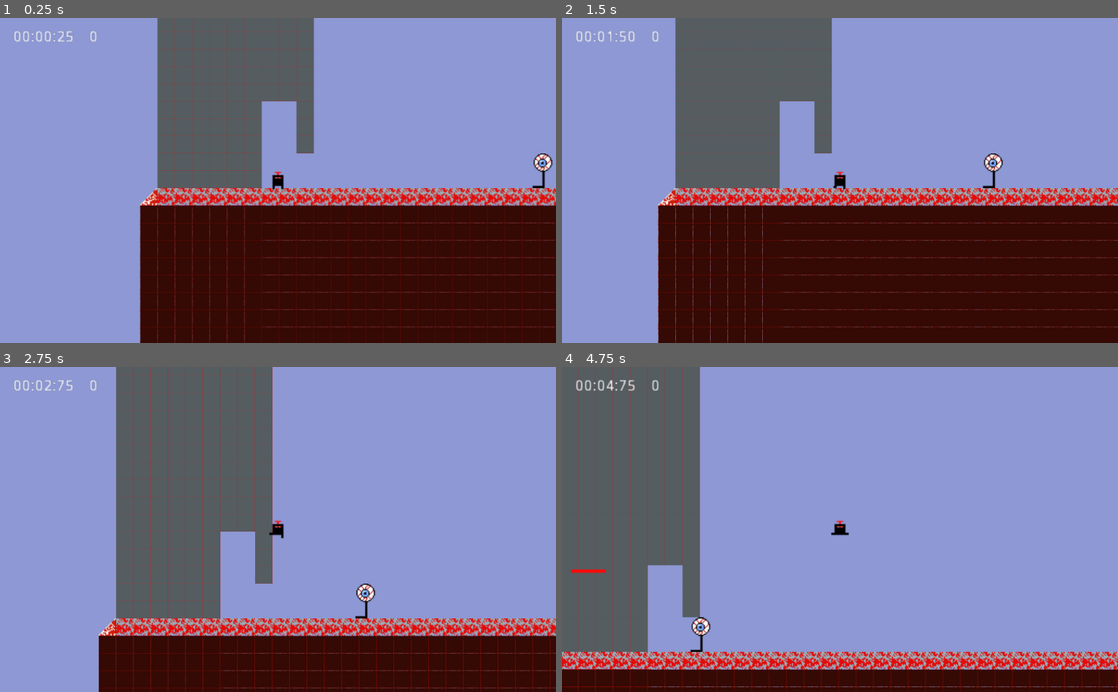
Above: before the commit, frames 1-4 (two rows, left to right).
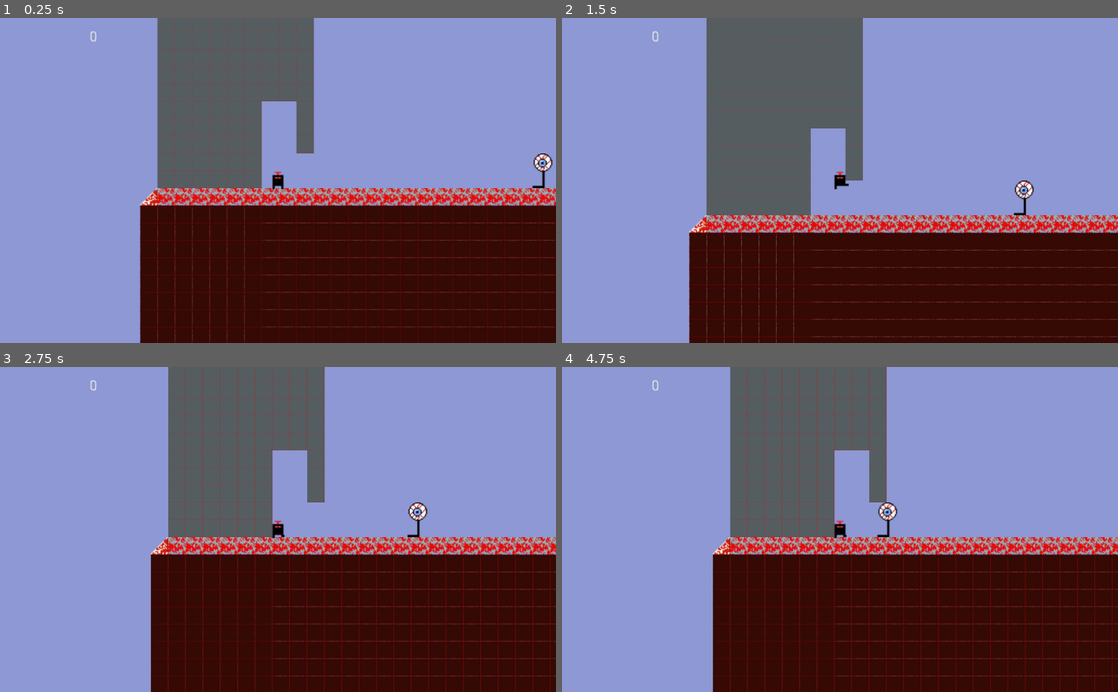
Above: after the commit, the same moments.

Repository: tompasini/Born4Lazers
Game: Godot game, scene res://Worlds/Red World/RedLevel1.tscn
Two runs of this game, one before a commit and one after it. Both use one fixed random seed, a clock stepped at 60 frames per second and the inputs below.
Inputs (mouse positions are in pixels of both pictures, inside the frame that each line leads up to):
- Up to frame 1 (0.25 s): no input
- Up to frame 2 (1.5 s): move the mouse to (962, 164) at 0.52 s; hold D (right) from 0.53 s (still down); tap Space (jump) at 0.6, 0.77, 1.07 s; move the mouse to (728, 196) at 1.27 s; tap Shift (run) at 1.35 s
- Up to frame 3 (2.75 s): tap Space (jump) at 1.52, 1.55, 1.82, 2.3 s; move the mouse to (333, 458) at 2.02 s; release D (right) at 2.03 s; hold A (left) from 2.03 s (still down); click (333, 458) at 2.1 s
- Up to frame 4 (4.75 s): move the mouse to (812, 594) at 2.77 s; release A (left) at 2.78 s; hold D (right) 2.78-4.28 s; tap Space (jump) at 2.85, 3.02, 3.32, 3.77, 3.8, 4.07, 4.52, 4.55 s; move the mouse to (1006, 578) at 3.52 s; hold Shift (run) 3.53-4.28 s; move the mouse to (673, 480) at 4.27 s; hold A (left) from 4.28 s (still down); click (673, 480) at 4.35 s

The runs differ from the first frame. In frame 1, 0.1% of the frame differs, in the area x 2-14%, y 4-8%; in frame 2, 24%; in frame 3, 35%; in frame 4, 67%, in the area x 0-100%, y 0-100%.

Commit message:
removed level timer, and added finite state machine

Diff:
--- a/Scripts/LZer.gd
+++ b/Scripts/LZer.gd
@@ -14,8 +14,21 @@
 
 signal finished_level
 
+enum STATES {ON_GROUND, JUMPING, ON_WALL_IN_AIR, ON_GROUND_TOUCHING_WALL}
+
+var _state = STATES.ON_GROUND
+
 func _physics_process(delta):
 	if(alive && !finished):
+		if(is_on_floor() && bottomColliding() && !sidesColliding() && !is_on_wall()):
+			_state = STATES.ON_GROUND
+		if(is_on_floor() && bottomColliding() && sidesColliding() && is_on_wall()):
+			_state = STATES.ON_GROUND_TOUCHING_WALL
+		if(!bottomColliding() && sidesColliding() && is_on_wall()):
+			_state = STATES.ON_WALL_IN_AIR
+		if(!is_on_floor() && !is_on_wall()):
+			_state = STATES.JUMPING
+
 		if (Input.is_action_pressed("right")):
 			direction = 1
 			if(bottomColliding() || !is_on_wall()):
@@ -37,15 +50,15 @@
 		else:
 			$AnimatedSprite.play('idle')
 
-		if(!is_on_floor() && !is_on_wall()):
+		if(_state == STATES.JUMPING):
 			$AnimatedSprite.play('jump')
 
 		if(Input.is_action_just_pressed("shoot")):
 			shoot()
 
-		if(!is_on_wall() && !sidesColliding()):
+		if(_state != STATES.ON_WALL_IN_AIR):
 			velocity.y += GRAVITY
-		elif(!bottomOrTopColliding()):
+		else:
 			$AnimatedSprite.flip_h = false
 			if($LeftSide.is_colliding()):
 				$AnimatedSprite.play("left_wall")
@@ -55,12 +68,12 @@
 				velocity.y = 0
 				velocity.y += 10
 
-		if(((Input.is_action_just_pressed("jump") && (is_on_floor() || bottomColliding())) || valid_wall_jump())):
+		if(((Input.is_action_just_pressed("jump") && (_state != STATES.JUMPING && _state != STATES.ON_WALL_IN_AIR)) || valid_wall_jump())):
 			jump()
 
 		velocity = move_and_slide(velocity, Vector2.UP)
 
-		if(is_on_floor()):
+		if(_state == STATES.ON_GROUND || _state == STATES.ON_GROUND_TOUCHING_WALL):
 			velocity.x = lerp(velocity.x, 0, 0.2)
 
 
--- a/Worlds/Red World/RedLevel1.tscn
+++ b/Worlds/Red World/RedLevel1.tscn
@@ -1,11 +1,10 @@
-[gd_scene load_steps=12 format=2]
+[gd_scene load_steps=11 format=2]
 
 [ext_resource path="res://Enemies/Eyebes.tscn" type="PackedScene" id=1]
 [ext_resource path="res://LZer.tscn" type="PackedScene" id=2]
 [ext_resource path="res://HUD/ScoreDisplay.tscn" type="PackedScene" id=3]
 [ext_resource path="res://Enemies/RedBat.tscn" type="PackedScene" id=4]
 [ext_resource path="res://Interactables/Switches/RedSwitch.tscn" type="PackedScene" id=5]
-[ext_resource path="res://HUD/LevelTimer.tscn" type="PackedScene" id=6]
 [ext_resource path="res://Scripts/Level.gd" type="Script" id=7]
 [ext_resource path="res://Assets/Backgrounds/Red World/Background Evening.png" type="Texture" id=8]
 [ext_resource path="res://Resources/Tilesets/RedTileset1.tres" type="TileSet" id=9]
@@ -100,12 +99,6 @@
 limit_smoothed = true
 smoothing_speed = 12.0
 
-[node name="StopWatch" parent="LZer/Camera2D" instance=ExtResource( 6 )]
-margin_left = -244.0
-margin_top = -139.0
-margin_right = -204.0
-margin_bottom = -125.0
-
 [node name="ScoreDisplay" parent="LZer/Camera2D" instance=ExtResource( 3 )]
 margin_left = -174.0
 margin_top = -139.0
--- a/Worlds/Red World/RedLevel10.tscn
+++ b/Worlds/Red World/RedLevel10.tscn
@@ -1,11 +1,10 @@
-[gd_scene load_steps=14 format=2]
+[gd_scene load_steps=13 format=2]
 
 [ext_resource path="res://Enemies/Eyebes.tscn" type="PackedScene" id=1]
 [ext_resource path="res://LZer.tscn" type="PackedScene" id=2]
 [ext_resource path="res://HUD/ScoreDisplay.tscn" type="PackedScene" id=3]
 [ext_resource path="res://Enemies/RedBat.tscn" type="PackedScene" id=4]
 [ext_resource path="res://Interactables/Switches/RedSwitch.tscn" type="PackedScene" id=5]
-[ext_resource path="res://HUD/LevelTimer.tscn" type="PackedScene" id=6]
 [ext_resource path="res://Scripts/Level.gd" type="Script" id=7]
 [ext_resource path="res://Assets/Backgrounds/Red World/Background Evening.png" type="Texture" id=8]
 [ext_resource path="res://Resources/Tilesets/RedTileset1.tres" type="TileSet" id=9]
@@ -100,12 +99,6 @@
 limit_bottom = 600
 limit_smoothed = true
 
-[node name="StopWatch" parent="LZer/Camera2D" instance=ExtResource( 6 )]
-margin_left = -244.0
-margin_top = -139.0
-margin_right = -204.0
-margin_bottom = -125.0
-
 [node name="ScoreDisplay" parent="LZer/Camera2D" instance=ExtResource( 3 )]
 margin_left = -174.0
 margin_top = -139.0
--- a/Worlds/Red World/RedLevel2.tscn
+++ b/Worlds/Red World/RedLevel2.tscn
@@ -5,11 +5,13 @@
 [ext_resource path="res://HUD/ScoreDisplay.tscn" type="PackedScene" id=3]
 [ext_resource path="res://Enemies/RedBat.tscn" type="PackedScene" id=4]
 [ext_resource path="res://Interactables/Switches/RedSwitch.tscn" type="PackedScene" id=5]
-[ext_resource path="res://HUD/LevelTimer.tscn" type="PackedScene" id=6]
 [ext_resource path="res://Scripts/Level.gd" type="Script" id=7]
 [ext_resource path="res://Assets/Backgrounds/Red World/Background Evening.png" type="Texture" id=8]
 [ext_resource path="res://Resources/Tilesets/RedTileset1.tres" type="TileSet" id=9]
 [ext_resource path="res://Resources/Tilesets/RedTilesetOneWay.tres" type="TileSet" id=10]
+
+[sub_resource type="RectangleShape2D" id=4]
+extents = Vector2( 8.5, 7.5 )
 
 [sub_resource type="RectangleShape2D" id=3]
 extents = Vector2( 225, 56 )
@@ -29,10 +31,16 @@
 collision_layer = 2
 collision_mask = 17
 format = 1
+tile_data = PoolIntArray( 720900, 3, 0 )
 
 [node name="StaticBody2D" type="StaticBody2D" parent="TilesOneWay"]
 collision_layer = 2
 collision_mask = 17
+
+[node name="CollisionShape2D" type="CollisionShape2D" parent="TilesOneWay/StaticBody2D"]
+position = Vector2( 71.5, 183.5 )
+shape = SubResource( 4 )
+one_way_collision = true
 
 [node name="TilesSolid" type="TileMap" parent="."]
 tile_set = ExtResource( 9 )
@@ -72,7 +80,7 @@
 position = Vector2( 713, 192 )
 
 [node name="LZer" parent="." instance=ExtResource( 2 )]
-position = Vector2( 84, 216 )
+position = Vector2( 75, 218 )
 
 [node name="Camera2D" type="Camera2D" parent="LZer"]
 current = true
@@ -83,12 +91,6 @@
 limit_bottom = 600
 limit_smoothed = true
 
-[node name="StopWatch" parent="LZer/Camera2D" instance=ExtResource( 6 )]
-margin_left = -244.0
-margin_top = -139.0
-margin_right = -204.0
-margin_bottom = -125.0
-
 [node name="ScoreDisplay" parent="LZer/Camera2D" instance=ExtResource( 3 )]
 margin_left = -174.0
 margin_top = -139.0
--- a/Worlds/Red World/RedLevel3.tscn
+++ b/Worlds/Red World/RedLevel3.tscn
@@ -1,11 +1,10 @@
-[gd_scene load_steps=14 format=2]
+[gd_scene load_steps=13 format=2]
 
 [ext_resource path="res://Enemies/Eyebes.tscn" type="PackedScene" id=1]
 [ext_resource path="res://LZer.tscn" type="PackedScene" id=2]
 [ext_resource path="res://HUD/ScoreDisplay.tscn" type="PackedScene" id=3]
 [ext_resource path="res://Enemies/RedBat.tscn" type="PackedScene" id=4]
 [ext_resource path="res://Interactables/Switches/RedSwitch.tscn" type="PackedScene" id=5]
-[ext_resource path="res://HUD/LevelTimer.tscn" type="PackedScene" id=6]
 [ext_resource path="res://Scripts/Level.gd" type="Script" id=7]
 [ext_resource path="res://Assets/Backgrounds/Red World/Background Evening.png" type="Texture" id=8]
 [ext_resource path="res://Resources/Tilesets/RedTileset1.tres" type="TileSet" id=9]
@@ -100,12 +99,6 @@
 limit_bottom = 600
 limit_smoothed = true
 
-[node name="StopWatch" parent="LZer/Camera2D" instance=ExtResource( 6 )]
-margin_left = -244.0
-margin_top = -139.0
-margin_right = -204.0
-margin_bottom = -125.0
-
 [node name="ScoreDisplay" parent="LZer/Camera2D" instance=ExtResource( 3 )]
 margin_left = -174.0
 margin_top = -139.0
--- a/Worlds/Red World/RedLevel4.tscn
+++ b/Worlds/Red World/RedLevel4.tscn
@@ -1,11 +1,10 @@
-[gd_scene load_steps=14 format=2]
+[gd_scene load_steps=13 format=2]
 
 [ext_resource path="res://Enemies/Eyebes.tscn" type="PackedScene" id=1]
 [ext_resource path="res://LZer.tscn" type="PackedScene" id=2]
 [ext_resource path="res://HUD/ScoreDisplay.tscn" type="PackedScene" id=3]
 [ext_resource path="res://Enemies/RedBat.tscn" type="PackedScene" id=4]
 [ext_resource path="res://Interactables/Switches/RedSwitch.tscn" type="PackedScene" id=5]
-[ext_resource path="res://HUD/LevelTimer.tscn" type="PackedScene" id=6]
 [ext_resource path="res://Scripts/Level.gd" type="Script" id=7]
 [ext_resource path="res://Assets/Backgrounds/Red World/Background Evening.png" type="Texture" id=8]
 [ext_resource path="res://Resources/Tilesets/RedTileset1.tres" type="TileSet" id=9]
@@ -100,12 +99,6 @@
 limit_bottom = 600
 limit_smoothed = true
 
-[node name="StopWatch" parent="LZer/Camera2D" instance=ExtResource( 6 )]
-margin_left = -244.0
-margin_top = -139.0
-margin_right = -204.0
-margin_bottom = -125.0
-
 [node name="ScoreDisplay" parent="LZer/Camera2D" instance=ExtResource( 3 )]
 margin_left = -174.0
 margin_top = -139.0
--- a/Worlds/Red World/RedLevel5.tscn
+++ b/Worlds/Red World/RedLevel5.tscn
@@ -1,11 +1,10 @@
-[gd_scene load_steps=14 format=2]
+[gd_scene load_steps=13 format=2]
 
 [ext_resource path="res://Enemies/Eyebes.tscn" type="PackedScene" id=1]
 [ext_resource path="res://LZer.tscn" type="PackedScene" id=2]
 [ext_resource path="res://HUD/ScoreDisplay.tscn" type="PackedScene" id=3]
 [ext_resource path="res://Enemies/RedBat.tscn" type="PackedScene" id=4]
 [ext_resource path="res://Interactables/Switches/RedSwitch.tscn" type="PackedScene" id=5]
-[ext_resource path="res://HUD/LevelTimer.tscn" type="PackedScene" id=6]
 [ext_resource path="res://Scripts/Level.gd" type="Script" id=7]
 [ext_resource path="res://Assets/Backgrounds/Red World/Background Evening.png" type="Texture" id=8]
 [ext_resource path="res://Resources/Tilesets/RedTileset1.tres" type="TileSet" id=9]
@@ -100,12 +99,6 @@
 limit_bottom = 600
 limit_smoothed = true
 
-[node name="StopWatch" parent="LZer/Camera2D" instance=ExtResource( 6 )]
-margin_left = -244.0
-margin_top = -139.0
-margin_right = -204.0
-margin_bottom = -125.0
-
 [node name="ScoreDisplay" parent="LZer/Camera2D" instance=ExtResource( 3 )]
 margin_left = -174.0
 margin_top = -139.0
--- a/Worlds/Red World/RedLevel6.tscn
+++ b/Worlds/Red World/RedLevel6.tscn
@@ -1,11 +1,10 @@
-[gd_scene load_steps=14 format=2]
+[gd_scene load_steps=13 format=2]
 
 [ext_resource path="res://Enemies/Eyebes.tscn" type="PackedScene" id=1]
 [ext_resource path="res://LZer.tscn" type="PackedScene" id=2]
 [ext_resource path="res://HUD/ScoreDisplay.tscn" type="PackedScene" id=3]
 [ext_resource path="res://Enemies/RedBat.tscn" type="PackedScene" id=4]
 [ext_resource path="res://Interactables/Switches/RedSwitch.tscn" type="PackedScene" id=5]
-[ext_resource path="res://HUD/LevelTimer.tscn" type="PackedScene" id=6]
 [ext_resource path="res://Scripts/Level.gd" type="Script" id=7]
 [ext_resource path="res://Assets/Backgrounds/Red World/Background Evening.png" type="Texture" id=8]
 [ext_resource path="res://Resources/Tilesets/RedTileset1.tres" type="TileSet" id=9]
@@ -100,12 +99,6 @@
 limit_bottom = 600
 limit_smoothed = true
 
-[node name="StopWatch" parent="LZer/Camera2D" instance=ExtResource( 6 )]
-margin_left = -244.0
-margin_top = -139.0
-margin_right = -204.0
-margin_bottom = -125.0
-
 [node name="ScoreDisplay" parent="LZer/Camera2D" instance=ExtResource( 3 )]
 margin_left = -174.0
 margin_top = -139.0
--- a/Worlds/Red World/RedLevel7.tscn
+++ b/Worlds/Red World/RedLevel7.tscn
@@ -1,11 +1,10 @@
-[gd_scene load_steps=14 format=2]
+[gd_scene load_steps=13 format=2]
 
 [ext_resource path="res://Enemies/Eyebes.tscn" type="PackedScene" id=1]
 [ext_resource path="res://LZer.tscn" type="PackedScene" id=2]
 [ext_resource path="res://HUD/ScoreDisplay.tscn" type="PackedScene" id=3]
 [ext_resource path="res://Enemies/RedBat.tscn" type="PackedScene" id=4]
 [ext_resource path="res://Interactables/Switches/RedSwitch.tscn" type="PackedScene" id=5]
-[ext_resource path="res://HUD/LevelTimer.tscn" type="PackedScene" id=6]
 [ext_resource path="res://Scripts/Level.gd" type="Script" id=7]
 [ext_resource path="res://Assets/Backgrounds/Red World/Background Evening.png" type="Texture" id=8]
 [ext_resource path="res://Resources/Tilesets/RedTileset1.tres" type="TileSet" id=9]
@@ -100,12 +99,6 @@
 limit_bottom = 600
 limit_smoothed = true
 
-[node name="StopWatch" parent="LZer/Camera2D" instance=ExtResource( 6 )]
-margin_left = -244.0
-margin_top = -139.0
-margin_right = -204.0
-margin_bottom = -125.0
-
 [node name="ScoreDisplay" parent="LZer/Camera2D" instance=ExtResource( 3 )]
 margin_left = -174.0
 margin_top = -139.0
--- a/Worlds/Red World/RedLevel8.tscn
+++ b/Worlds/Red World/RedLevel8.tscn
@@ -1,11 +1,10 @@
-[gd_scene load_steps=14 format=2]
+[gd_scene load_steps=13 format=2]
 
 [ext_resource path="res://Enemies/Eyebes.tscn" type="PackedScene" id=1]
 [ext_resource path="res://LZer.tscn" type="PackedScene" id=2]
 [ext_resource path="res://HUD/ScoreDisplay.tscn" type="PackedScene" id=3]
 [ext_resource path="res://Enemies/RedBat.tscn" type="PackedScene" id=4]
 [ext_resource path="res://Interactables/Switches/RedSwitch.tscn" type="PackedScene" id=5]
-[ext_resource path="res://HUD/LevelTimer.tscn" type="PackedScene" id=6]
 [ext_resource path="res://Scripts/Level.gd" type="Script" id=7]
 [ext_resource path="res://Assets/Backgrounds/Red World/Background Evening.png" type="Texture" id=8]
 [ext_resource path="res://Resources/Tilesets/RedTileset1.tres" type="TileSet" id=9]
@@ -100,12 +99,6 @@
 limit_bottom = 600
 limit_smoothed = true
 
-[node name="StopWatch" parent="LZer/Camera2D" instance=ExtResource( 6 )]
-margin_left = -244.0
-margin_top = -139.0
-margin_right = -204.0
-margin_bottom = -125.0
-
 [node name="ScoreDisplay" parent="LZer/Camera2D" instance=ExtResource( 3 )]
 margin_left = -174.0
 margin_top = -139.0
--- a/Worlds/Red World/RedLevel9.tscn
+++ b/Worlds/Red World/RedLevel9.tscn
@@ -1,11 +1,10 @@
-[gd_scene load_steps=14 format=2]
+[gd_scene load_steps=13 format=2]
 
 [ext_resource path="res://Enemies/Eyebes.tscn" type="PackedScene" id=1]
 [ext_resource path="res://LZer.tscn" type="PackedScene" id=2]
 [ext_resource path="res://HUD/ScoreDisplay.tscn" type="PackedScene" id=3]
 [ext_resource path="res://Enemies/RedBat.tscn" type="PackedScene" id=4]
 [ext_resource path="res://Interactables/Switches/RedSwitch.tscn" type="PackedScene" id=5]
-[ext_resource path="res://HUD/LevelTimer.tscn" type="PackedScene" id=6]
 [ext_resource path="res://Scripts/Level.gd" type="Script" id=7]
 [ext_resource path="res://Assets/Backgrounds/Red World/Background Evening.png" type="Texture" id=8]
 [ext_resource path="res://Resources/Tilesets/RedTileset1.tres" type="TileSet" id=9]
@@ -100,12 +99,6 @@
 limit_bottom = 600
 limit_smoothed = true
 
-[node name="StopWatch" parent="LZer/Camera2D" instance=ExtResource( 6 )]
-margin_left = -244.0
-margin_top = -139.0
-margin_right = -204.0
-margin_bottom = -125.0
-
 [node name="ScoreDisplay" parent="LZer/Camera2D" instance=ExtResource( 3 )]
 margin_left = -174.0
 margin_top = -139.0
